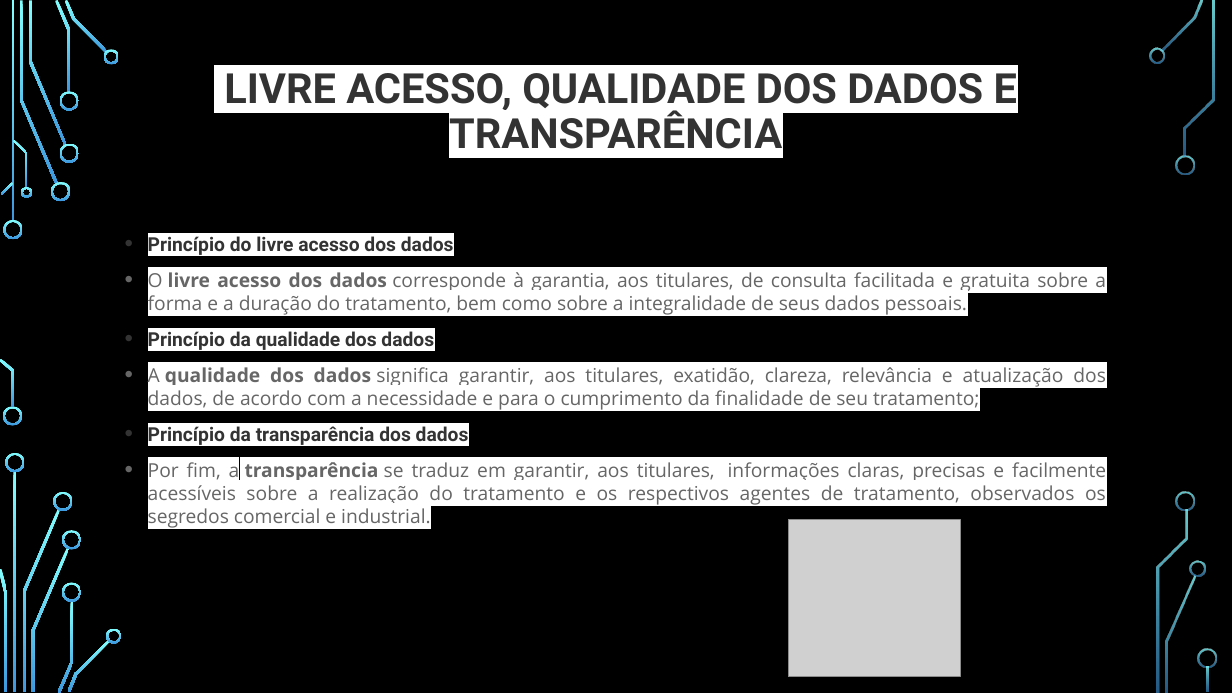
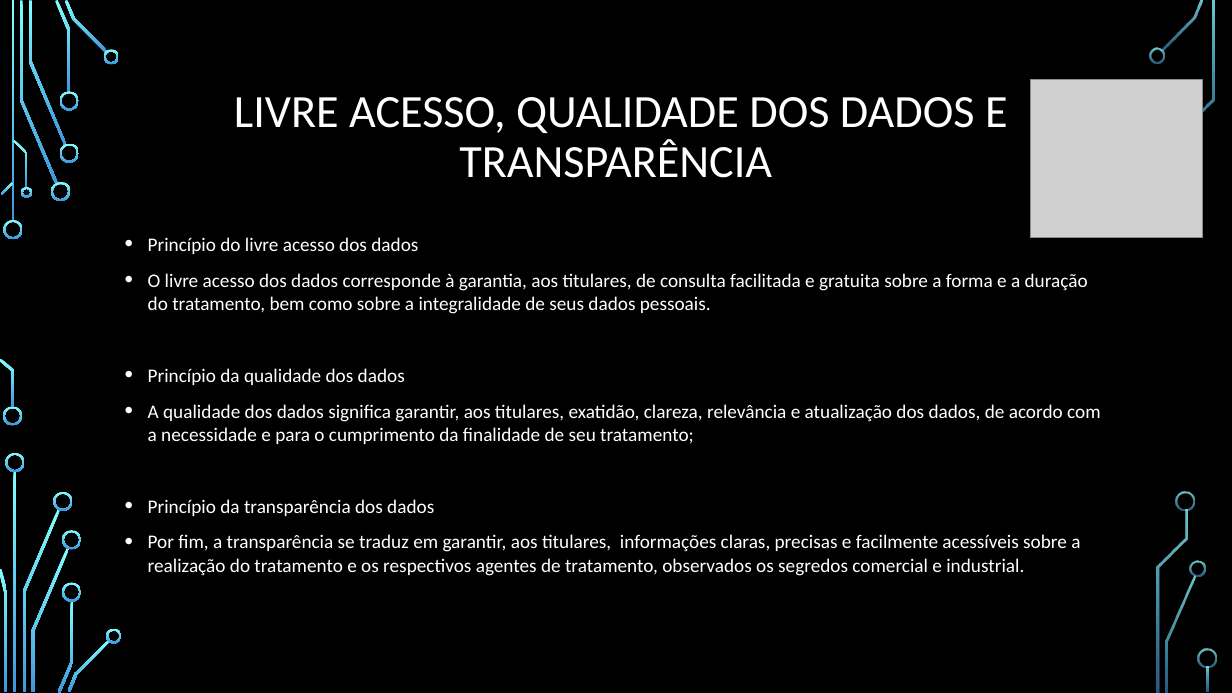
Before and after one commit to MauricioSanto/Meu-Curso-fullstack, a slide deck: slide 10 of Módulo 03/Back-End/aula01/apresentaçao power point LGPD/lgpd.pptx (slide 7 before the commit). Drawn at 1232x693 pixels with LibreOffice and Linux fonts; fonts in the diff are those of the drawing; grey boxes stand for pictures; background and template pictures are left out. Boxes give left, top, right and bottom in pixels: in the first picture for what was removed or moved away, otherwise in the second. Text is boxed around its words. In the diff, an @@ line names an element or a change of style, - is before the commit and + after.

```diff
--- a/Módulo 03/Back-End/aula01/apresentaçao power point LGPD/lgpd.pptx
+++ b/Módulo 03/Back-End/aula01/apresentaçao power point LGPD/lgpd.pptx
@@ title "LIVRE ACESSO, QUALIDADE DOS DADOS ..." at <box>234,97,1008,178</box>: size 32.4 to 36 pt, font Roboto to Calibri, text colour #333333 to #FFFFFF, highlight #FFFFFF to none, bold off @@
@@ picture: place and size @@
-picture at <box>788,519,960,677</box>
+picture at <box>1031,79,1202,238</box>
@@ freeform shape removed at <box>1176,155,1195,175</box> @@
@@ text "Princípio do livre acesso dos ..." at <box>148,237,1100,576</box>: font Roboto to Calibri, text colour #333333 to #FFFFFF in "Princípio do livre acesso dos dados", "Princípio da qualidade dos dados", "Princípio da transparência dos dados"; highlight #FFFFFF to none; bold off in "Princípio do livre acesso dos dados", "livre acesso dos dados", "Princípio da qualidade dos dados", "qualidade dos dados" and 2 more places; font Open Sans to Calibri, text colour #666666 to #FFFFFF in "O livre acesso dos dados corresponde à ...", "A qualidade dos dados significa garantir, aos ...", "Por fim, a transparência se traduz em ..."; alignment justified to left @@
```
Also in this commit, not shown: 6 other slides changed, 5 slides added.
